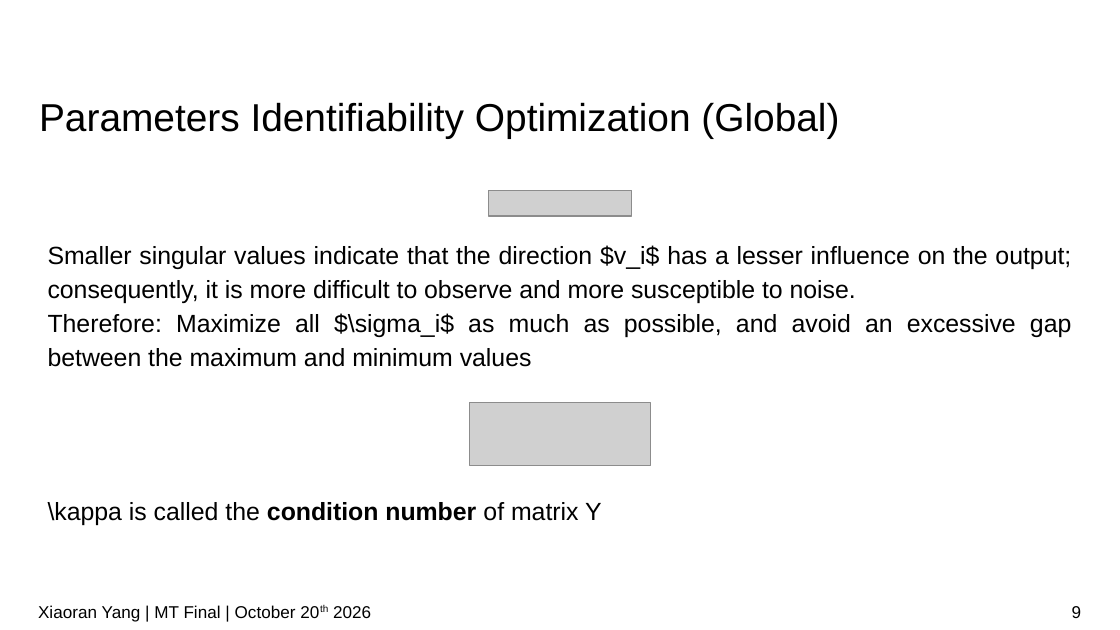
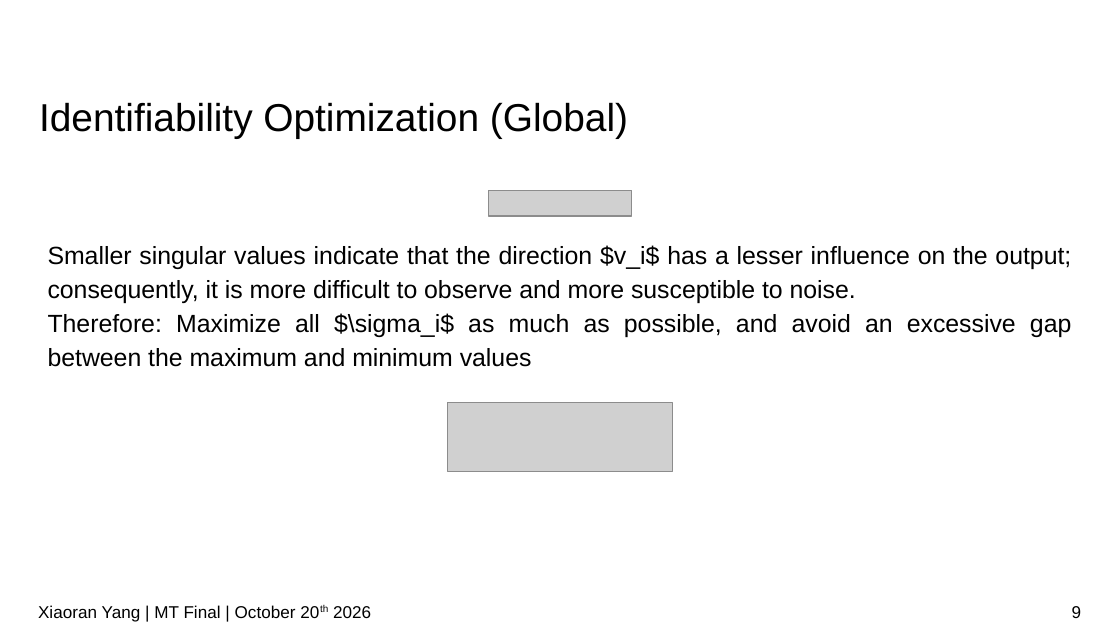
Before and after one commit to IDoccupled/identification, a slide deck: slide 9 of presentation/presentation.odp. Drawn at 1120x630 pixels with LibreOffice and Linux fonts; fonts in the diff are those of the drawing; grey boxes stand for pictures; background and template pictures are left out. Boxes give left, top, right and bottom in pixels: in the first picture for what was removed or moved away, otherwise in the second. Text is boxed around its words. In the diff, an @@ line names an element or a change of style, - is before the commit and + after.

```diff
--- a/presentation/presentation.odp
+++ b/presentation/presentation.odp
@@ title at bbox=[39, 102, 628, 138]: text changed @@
-Parameters Identifiability Optimization (Global)
+Identifiability Optimization (Global)
@@ picture: place and size @@
-picture at bbox=[469, 403, 651, 466]
+picture at bbox=[447, 403, 672, 472]
@@ text removed at bbox=[48, 502, 602, 525] @@
-\kappa is called the condition number of matrix Y
```
Also in this commit, not shown: 13 other slides changed, 2 slides added, 1 slide removed.
